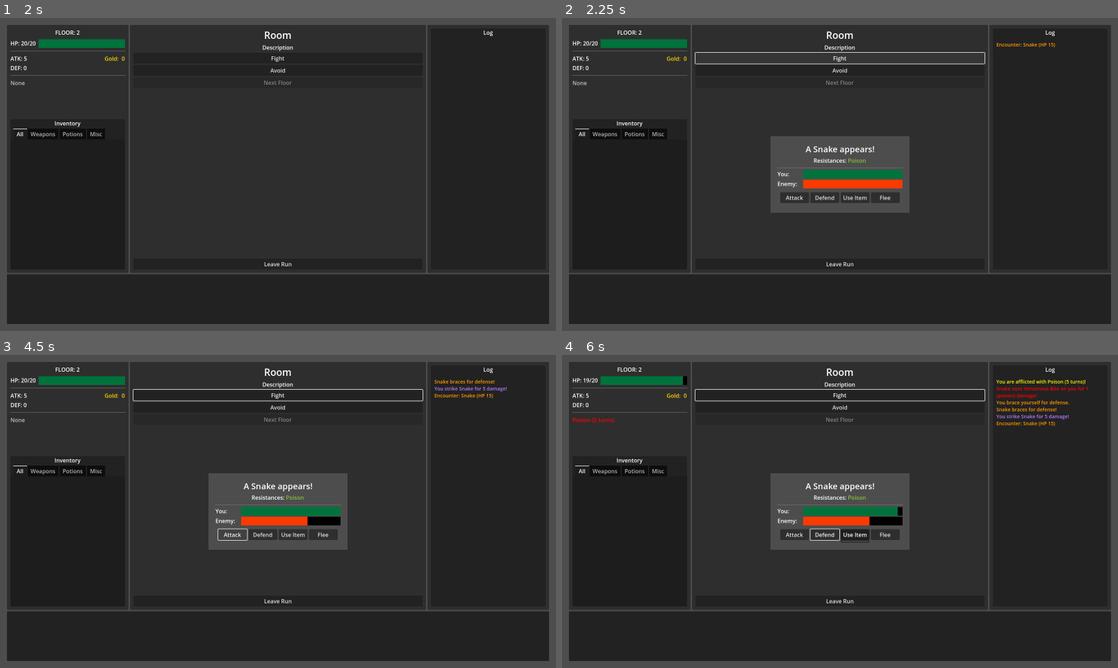
Above: before the commit, frames 1-4 (two rows, left to right).
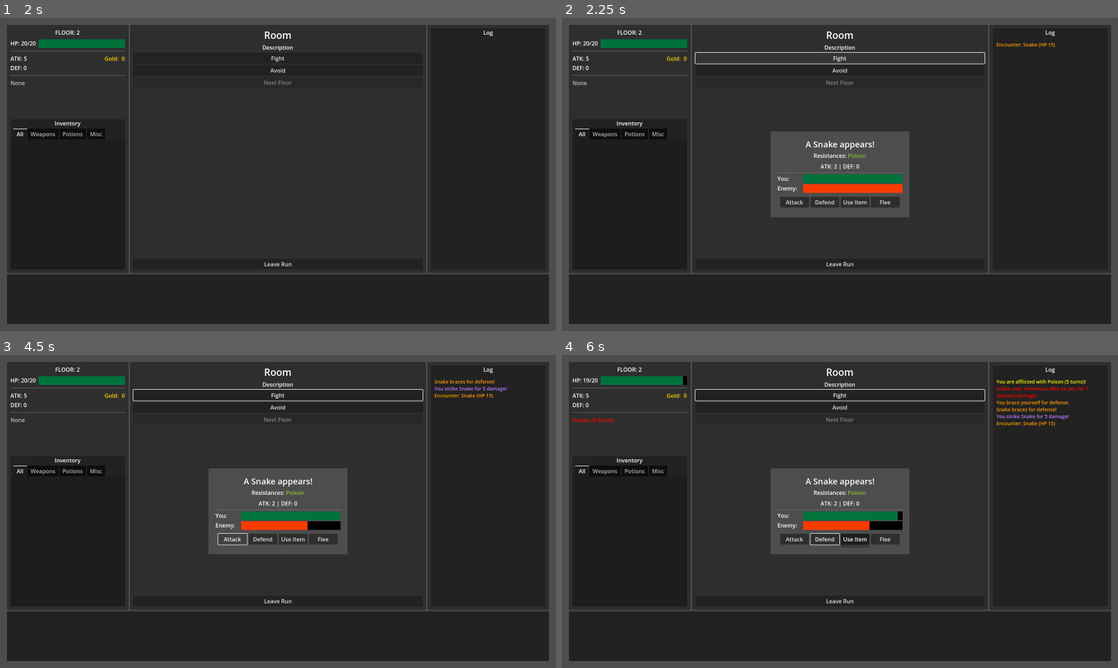
Above: after the commit, the same moments.

Repository: jhaakma/final-descent
Game: Godot game, scene res://data/core/Main.tscn
Same seed, same stepped clock (60 frames per second), same inputs: the game is played once before the commit and once after it.
Inputs:
- Up to frame 1 (2 s): click "Start" at 0.5 s; click "Next Floor" at 1.25 s
- Up to frame 2 (2.25 s): click "Fight" at 2 s
- Up to frame 3 (4.5 s): click "Avoid" at 2.75 s; click "Leave Run" at 3.5 s; click "Attack" at 4.25 s
- Up to frame 4 (6 s): click "Defend" at 5 s; click "Use Item" at 5.75 s

Frame 1 is identical in both runs. In frame 2, 2.8% of the frame differs, in the area x 37-63%, y 36-64%; in frame 3, 2.7%; in frame 4, 2.8%.

Commit message:
Add atk/def display to combat_popup

Diff:
--- a/src/ui/popups/CombatPopup.tscn
+++ b/src/ui/popups/CombatPopup.tscn
@@ -11,7 +11,7 @@
 
 [node name="CombatPopup" type="Window"]
 initial_position = 2
-size = Vector2i(400, 197)
+size = Vector2i(400, 201)
 wrap_controls = true
 transient = true
 exclusive = true
@@ -49,6 +49,13 @@
 horizontal_alignment = 1
 
 [node name="EnemyWeaknesses" type="RichTextLabel" parent="MarginContainer/VBoxContainer"]
+unique_name_in_owner = true
+layout_mode = 2
+bbcode_enabled = true
+fit_content = true
+horizontal_alignment = 1
+
+[node name="EnemyStats" type="RichTextLabel" parent="MarginContainer/VBoxContainer"]
 unique_name_in_owner = true
 layout_mode = 2
 bbcode_enabled = true
--- a/src/ui/popups/combat_popup.gd
+++ b/src/ui/popups/combat_popup.gd
@@ -8,6 +8,7 @@
 @onready var label: Label = %EnemyLabel
 @onready var resistance_label: RichTextLabel = %EnemyResistances
 @onready var weakness_label: RichTextLabel = %EnemyWeaknesses
+@onready var stats_label: RichTextLabel = %EnemyStats  # TODO: Add EnemyStats RichTextLabel to scene
 @onready var you_bar: ProgressBar = %PlayerHP
 @onready var foe_bar: ProgressBar = %EnemyHP
 @onready var attack_btn: Button = %AttackBtn
@@ -72,6 +73,9 @@
             var color := DamageType.get_type_color(damage_type).to_html()
             weakness_label.text += "[color=%s]%s[/color]" % [color, DamageType.get_type_name((damage_type))]
 
+    # Update stats display (attack and defense)
+    _update_enemy_stats_display()
+
 
     LogManager.log_combat("Encounter: %s (HP %d)" % [current_enemy.get_name(), current_enemy.get_max_hp()])
     _refresh_bars()
@@ -148,6 +152,32 @@
 
     # Update button states based on player stun status
     _update_button_states()
+
+    # Update enemy stats display in case they changed due to status effects
+    _update_enemy_stats_display()
+
+func _update_enemy_stats_display() -> void:
+    # Display enemy attack and defense stats in a concise format
+    if stats_label:  # Check if the label exists in the scene
+        var attack_power := current_enemy.get_total_attack_power()
+        var defense := current_enemy.get_total_defense()
+        var attack_bonus := current_enemy.get_attack_bonus()
+        var defense_bonus := current_enemy.get_defense_bonus()
+
+        # Build the stats text with bonuses if they exist
+        var stats_text := "ATK: %d" % attack_power
+        if attack_bonus > 0:
+            stats_text += " [color=green](+%d)[/color]" % attack_bonus
+        elif attack_bonus < 0:
+            stats_text += " [color=red](%d)[/color]" % attack_bonus
+
+        stats_text += " | DEF: %d" % defense
+        if defense_bonus > 0:
+            stats_text += " [color=green](+%d)[/color]" % defense_bonus
+        elif defense_bonus < 0:
+            stats_text += " [color=red](%d)[/color]" % defense_bonus
+
+        stats_label.text = stats_text
 
 func _update_button_states() -> void:
     # Disable buttons if player is stunned, enable if not
